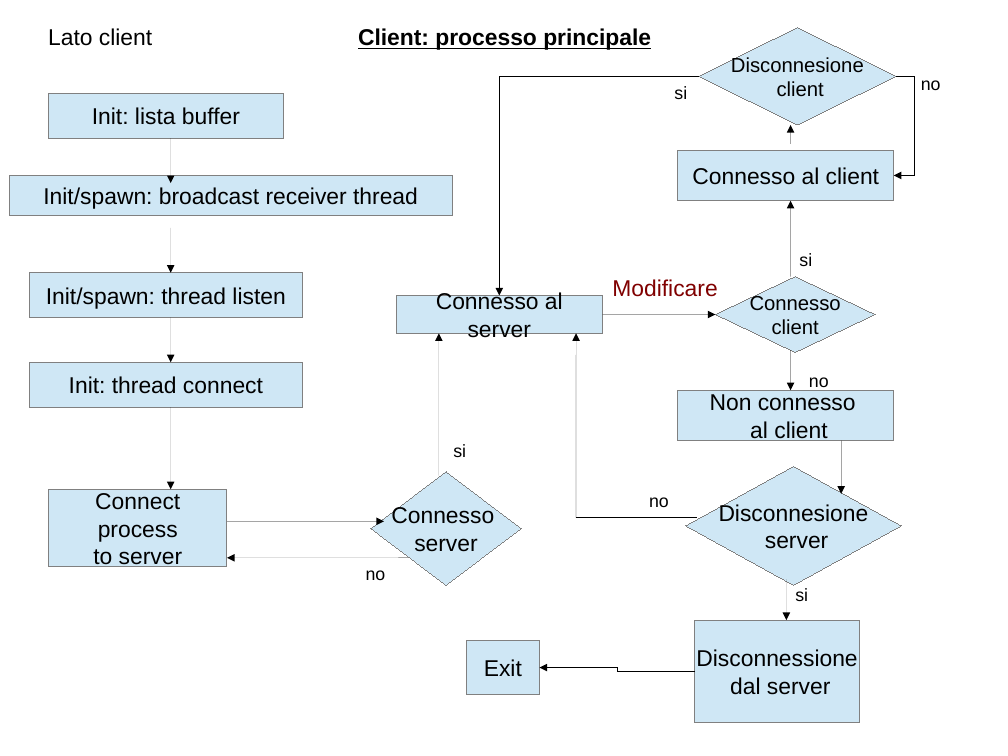
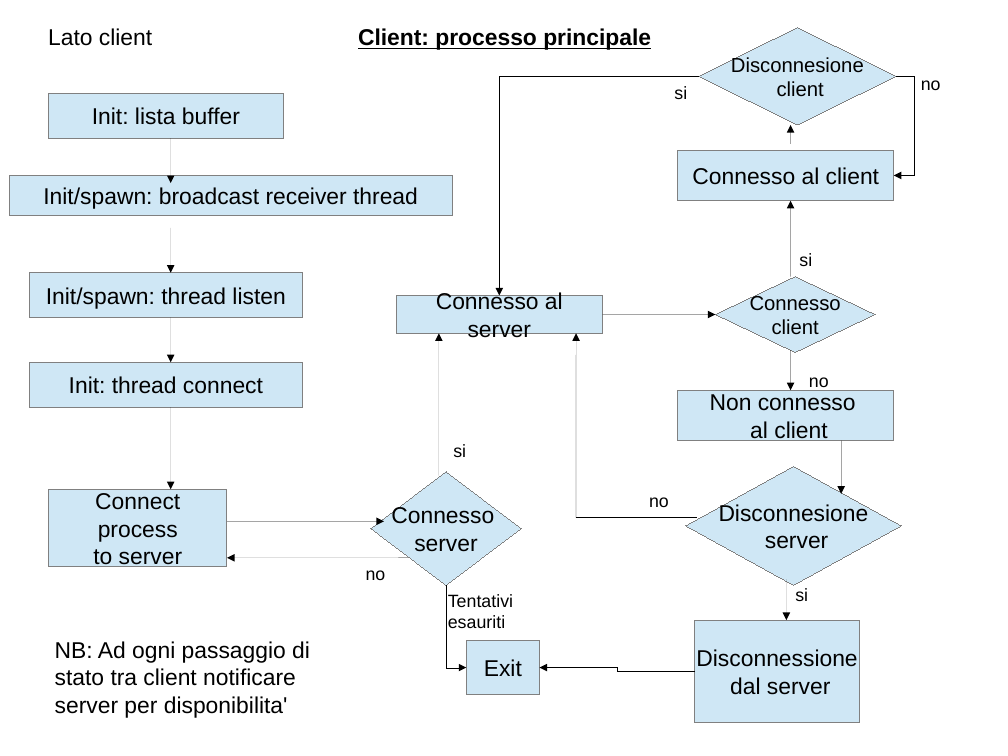
Before and after one commit to polyc/talk-service, a slide deck: slide 5 of SO_projectDiagram.odp. Drawn at 1008x756 pixels with LibreOffice and Linux fonts; fonts in the diff are those of the drawing. Boxes give left, top, right and bottom in pixels: in the first picture for what was removed or moved away, otherwise in the second. Text is boxed around its words. In the diff, an @@ line names an element or a change of style, - is before the commit and + after.

Commit message:
modifiche client:processo principale

```diff
--- a/SO_projectDiagram.odp
+++ b/SO_projectDiagram.odp
@@ text removed at [612,279,717,297] @@
-Modificare
@@ elbow arrow added from (446, 585) to (466, 668), #000000 0 pt @@
@@ text added at [448,594,513,628], 14 pt, text #000000 @@
+Tentativi esauriti
@@ text added at [55,641,310,718], 18 pt, text #000000 @@
+NB: Ad ogni passaggio di stato tra client notificare server per disponibilita'
```
